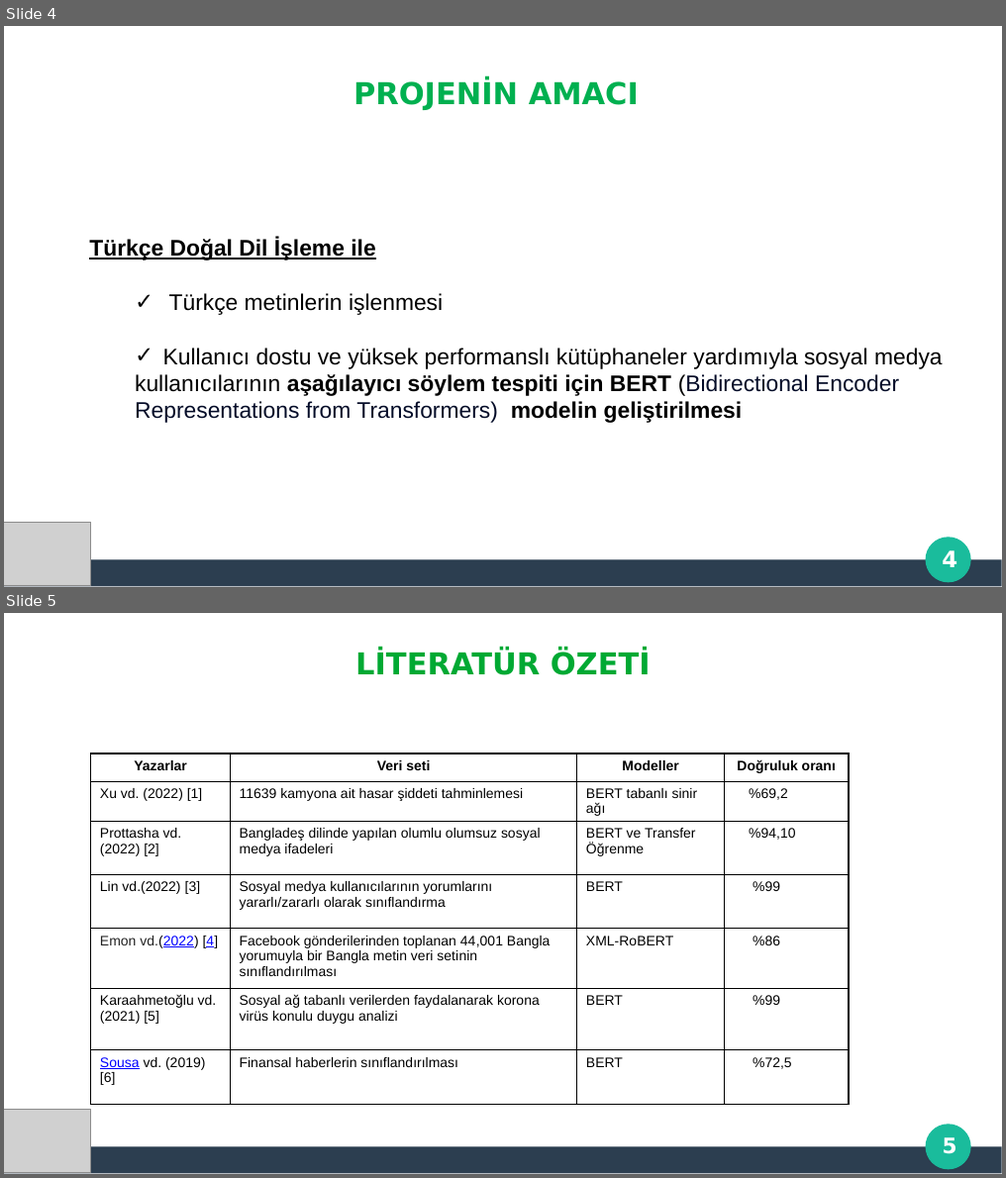
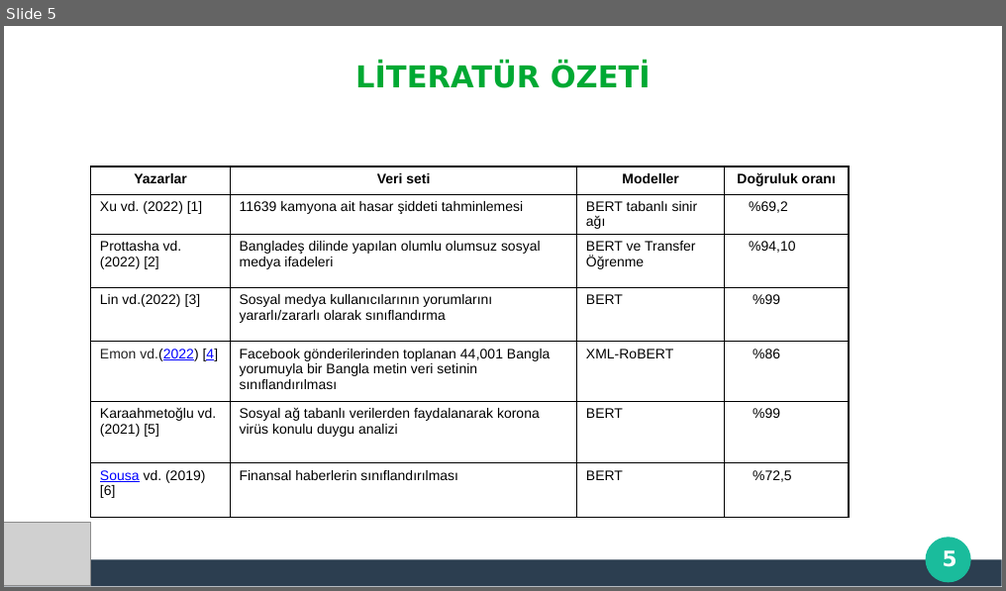
Before and after one commit to thealper2/gat0r-nlp, a slide deck: GATOR_Sunum.pptx. Shown one above the other, each under a label of ours: slides 4 and 5 before the commit, slide 5 after it. The pictures are 1006x1178 and 1006x591 pixels, drawn with LibreOffice and Linux fonts; fonts in the diff are those of the drawing; grey boxes stand for pictures; background and template pictures are left out. Boxes give left, top, right and bottom in pixels: in the first picture for what was removed or moved away, otherwise in the second. Text is boxed around its words. In the diff, an @@ line names an element or a change of style, - is before the commit and + after.

```diff
--- a/GATOR_Sunum.pptx
+++ b/GATOR_Sunum.pptx
@@ slide 4 removed at (x1=4, y1=26, x2=1002, y2=587), background #FFFFFF; not listed: 3 template elements that a slide beside it also shows @@
@@ title removed at (x1=353, y1=79, x2=639, y2=110) @@
-PROJENİN AMACI
@@ text removed at (x1=89, y1=238, x2=943, y2=423) @@
-Türkçe Doğal Dil İşleme ile
-  ✓ Türkçe metinlerin işlenmesi
-  ✓ Kullanıcı dostu ve yüksek performanslı kütüphaneler yardımıyla sosyal medya
-  kullanıcılarının aşağılayıcı söylem tespiti için BERT (Bidirectional Encoder
-  Representations from Transformers) modelin geliştirilmesi
@@ picture removed at (x1=4, y1=523, x2=91, y2=586) @@
@@ page number removed at (x1=942, y1=551, x2=957, y2=568) @@
-4
```
Also in this commit, not shown: 3 slides changed, 9 slides added, 9 other slides removed.
